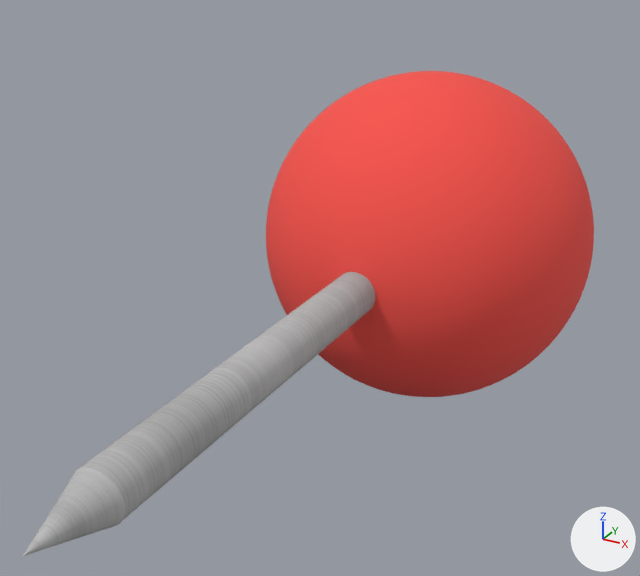
Renders of the COLLADA model focalpost.dae from each side of a commit.
Both versions are drawn from a camera (50 mm lens) standing at (0.442, -0.528, 0.106) and looking at (-0.018, 0.308, -0.312). Arrows for +X, +Y and +Z are at lower right; the lights stay in place. Where no turn or scale is listed for an object, it has been applied to the vertices.

Names of what the first picture shows: 'SketchUp', 'Ultimate_Cone', 'Ultimate__Cylinder___Extruded_from__Circle__tool_'.
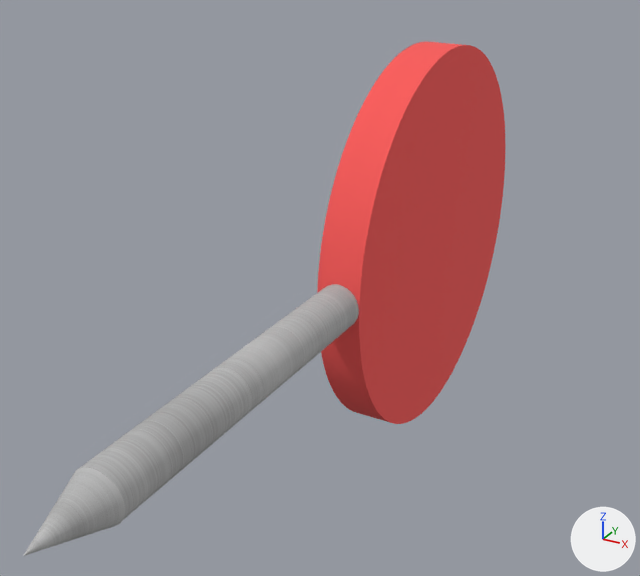
What changed in the scene script:
```text
Add mat_material_29:
    mat_material_29 = principled_material('material_29')
    mat_material_29.base_color = (0.965, 0.0999, 0.0953)  # red #fb5957
    mat_material_29.roughness = 0.9
Add me_ultimate__cylinder___extruded_from__circle__tool__001:
    me_ultimate__cylinder___extruded_from__circle__tool__001.from_pydata(...)  # 2000 vertices, 3996 faces; spans x -0.058..0.003, y -0.26..0.26, z -0.26..0.26
    me_ultimate__cylinder___extruded_from__circle__tool__001.materials.append(mat_material_29)  # red #fb5957
Change ob_sketchup:
    ob_sketchup: bpy.data.objects.new('SketchUp', me_sketchup) -> bpy.data.objects.new('SketchUp', None)
Add ob_ultimate__cylinder___extruded_from__circle__tool__001:
    ob_ultimate__cylinder___extruded_from__circle__tool__001 = bpy.data.objects.new('Ultimate__Cylinder___Extruded_from__Circle__tool_.001', me_ultimate__cylinder___extruded_from__circle__tool__001)
    ob_ultimate__cylinder___extruded_from__circle__tool__001.location = (0.038, 0.56, -0.324)
```

What differs and where, as boxes [x1, y1, x2, y2] in the pictures (640 x 576 px):
'SketchUp', no longer drawn (red): before [266, 71, 594, 397]
'Ultimate__Cylinder___Extruded_from__Circle__tool_.001', added (red): after [317, 42, 505, 424]
